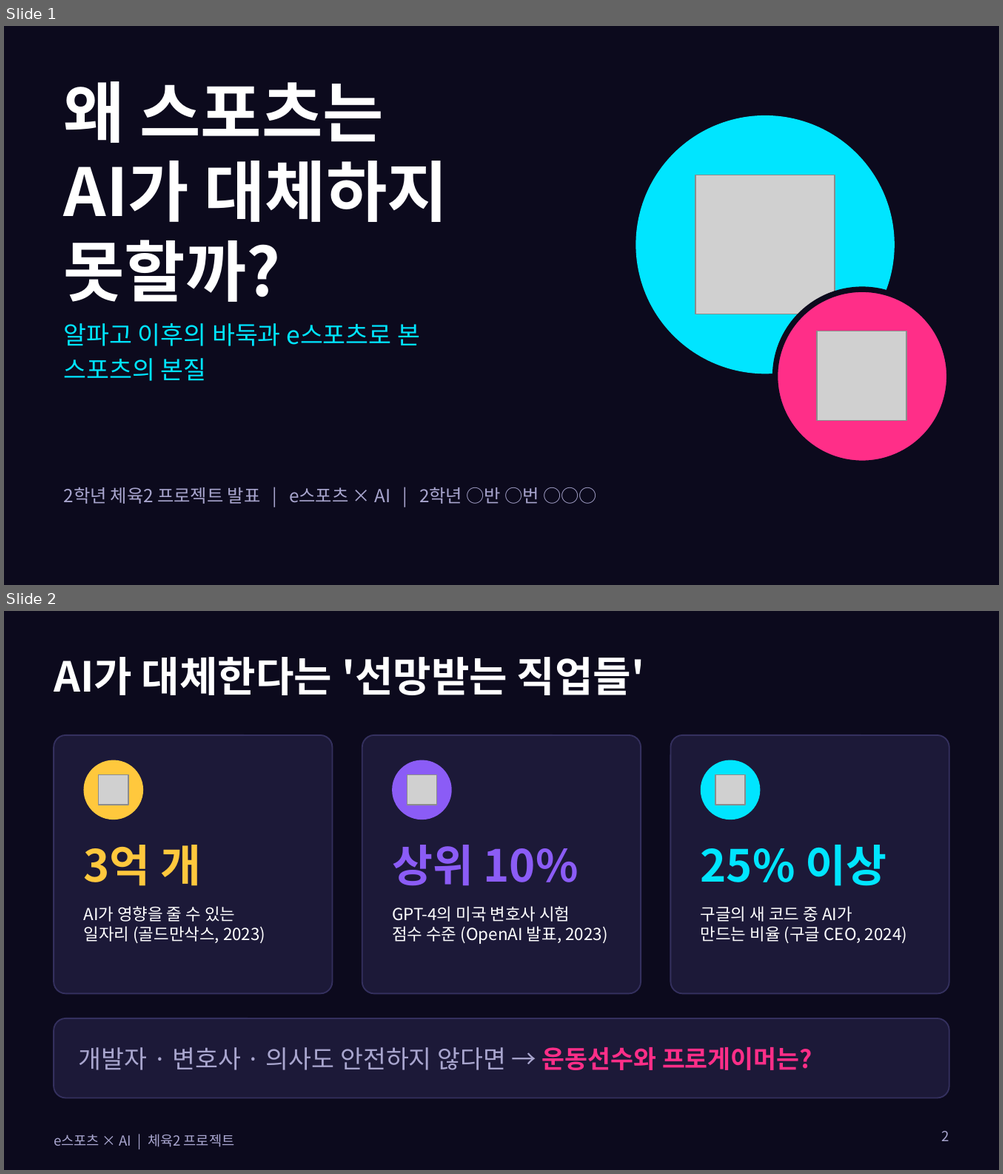
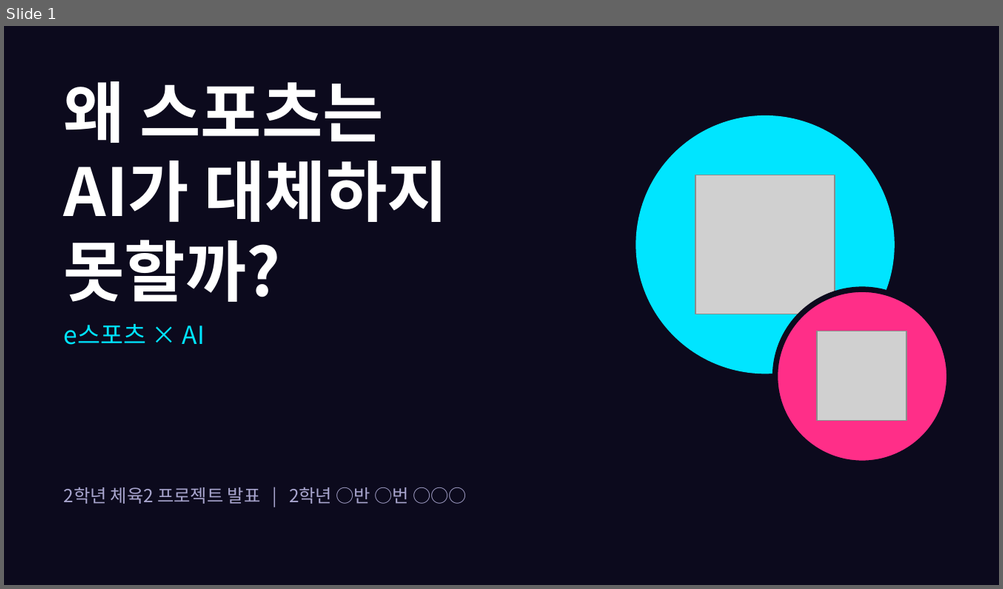
Before and after one commit to timetraveltimetravel/-, a slide deck: esports-ai/sports_ai_presentation.pptx. Shown one above the other, each under a label of ours: slides 1 and 2 before the commit, slide 1 after it. The pictures are 1003x1174 and 1003x589 pixels, drawn with LibreOffice and Linux fonts; fonts in the diff are those of the drawing; grey boxes stand for pictures. Boxes give left, top, right and bottom in pixels: in the first picture for what was removed or moved away, otherwise in the second. Text is boxed around its words. In the diff, an @@ line names an element or a change of style, - is before the commit and + after.

```diff
--- a/esports-ai/sports_ai_presentation.pptx
+++ b/esports-ai/sports_ai_presentation.pptx
@@ slide 2 removed at [4, 611, 999, 1170], background #0C0A1D @@
@@ title removed at [54, 657, 645, 695] @@
-AI가 대체한다는 '선망받는 직업들'
@@ rounded rectangle removed at [54, 735, 333, 994] @@
@@ rounded rectangle removed at [362, 735, 640, 994] @@
@@ rounded rectangle removed at [670, 735, 949, 994] @@
@@ ellipse removed at [84, 760, 143, 820] @@
@@ ellipse removed at [392, 760, 452, 820] @@
@@ ellipse removed at [700, 760, 760, 820] @@
@@ picture removed at [99, 775, 128, 805] @@
@@ picture removed at [407, 775, 437, 805] @@
@@ picture removed at [715, 775, 745, 805] @@
@@ text removed at [83, 845, 201, 886] @@
-3억 개
@@ text removed at [392, 845, 578, 886] @@
-상위 10%
@@ text removed at [700, 845, 887, 886] @@
-25% 이상
@@ text removed at [83, 906, 265, 944] @@
-AI가 영향을 줄 수 있는
-일자리 (골드만삭스, 2023)
@@ text removed at [392, 906, 607, 944] @@
-GPT-4의 미국 변호사 시험
-점수 수준 (OpenAI 발표, 2023)
@@ text removed at [700, 906, 907, 944] @@
-구글의 새 코드 중 AI가
-만드는 비율 (구글 CEO, 2024)
@@ rounded rectangle removed at [54, 1019, 949, 1099] @@
@@ text removed at [79, 1047, 812, 1071] @@
-개발자 · 변호사 · 의사도 안전하지 않다면 → 운동선수와 프로게이머는?
@@ text removed at [54, 1134, 235, 1147] @@
-e스포츠 × AI | 체육2 프로젝트
@@ page number removed at [941, 1131, 948, 1142] @@
-2
@@ slide 1 changed as well @@
@@ text at [64, 324, 205, 345]: text changed @@
-알파고 이후의 바둑과 e스포츠로 본
-스포츠의 본질
+e스포츠 × AI
@@ text at [64, 488, 410, 504]: text changed @@
-2학년 체육2 프로젝트 발표 | e스포츠 × AI | 2학년 ○반 ○번 ○○○
+2학년 체육2 프로젝트 발표 | 2학년 ○반 ○번 ○○○
```
Also in this commit, not shown: 3 other slides changed, 2 slides added, 7 other slides removed, 1 other file.
